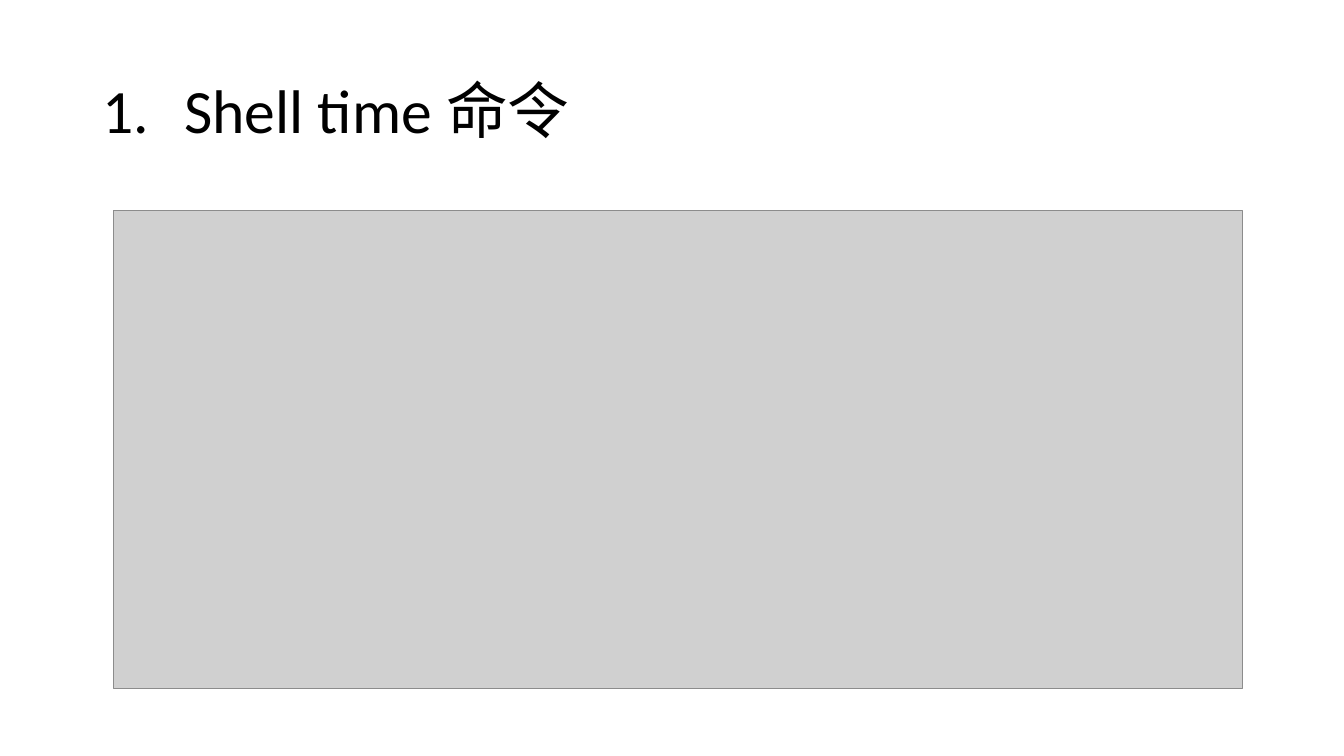
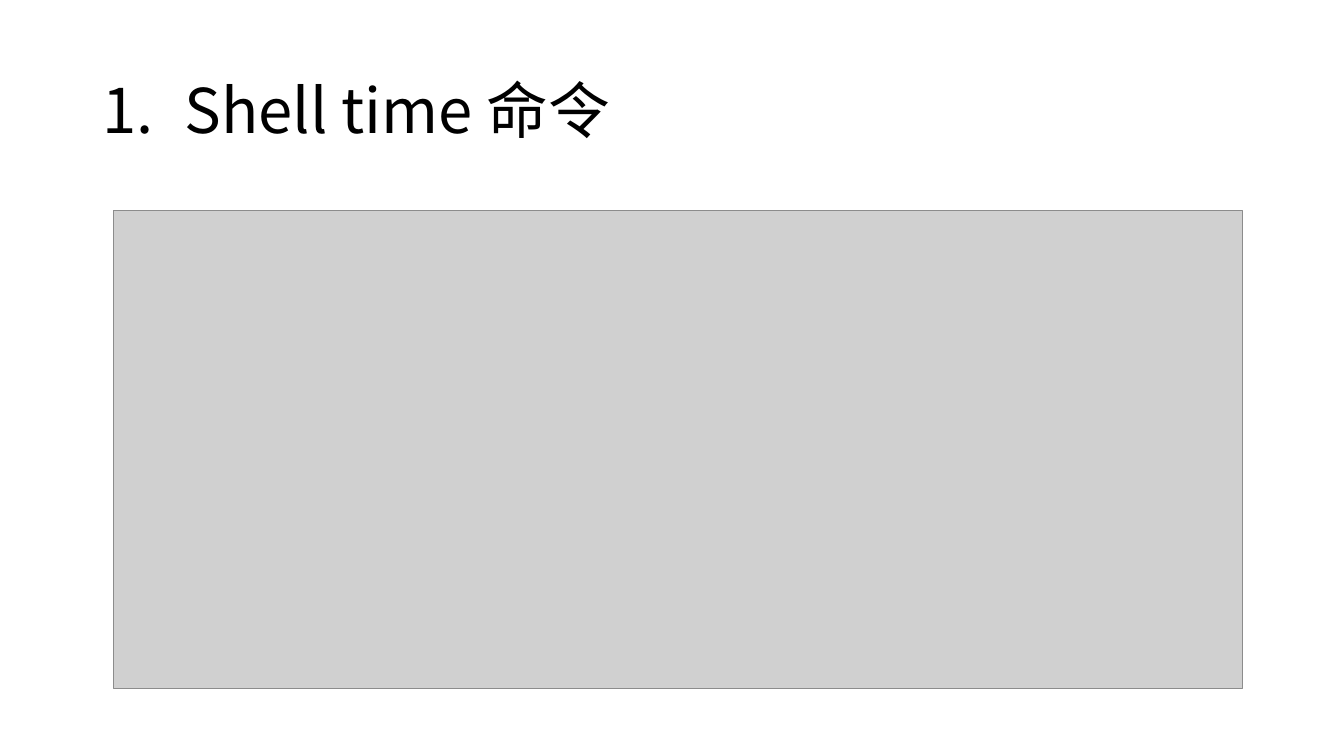
Before and after one commit to gaojiahua/python_PERF_OPT, a slide deck: slide 6 of Python性能分析.pptx (slide 3 before the commit). Drawn at 1344x756 pixels with LibreOffice and Linux fonts; fonts in the diff are those of the drawing; grey boxes stand for pictures. Boxes give left, top, right and bottom in pixels: in the first picture for what was removed or moved away, otherwise in the second. Text is boxed around its words. In the diff, an @@ line names an element or a change of style, - is before the commit and + after.

```diff
--- a/Python性能分析.pptx
+++ b/Python性能分析.pptx
@@ title "Shell time 命令" at [184,80,610,138]: font Calibri to Noto Sans CJK SC @@
```
Also in this commit, not shown: 3 other slides changed, 7 slides added, 6 other files.
